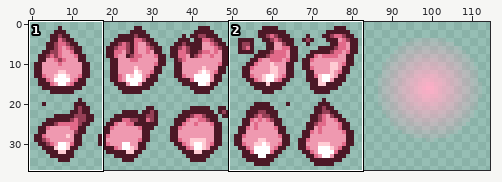
Sprite sheet: resources/gfx/familiar/familiar_vesta_andromedab_red.png. The first picture is a wide view before the edit; the outline marks the close-up.
Close-up. Earlier state:
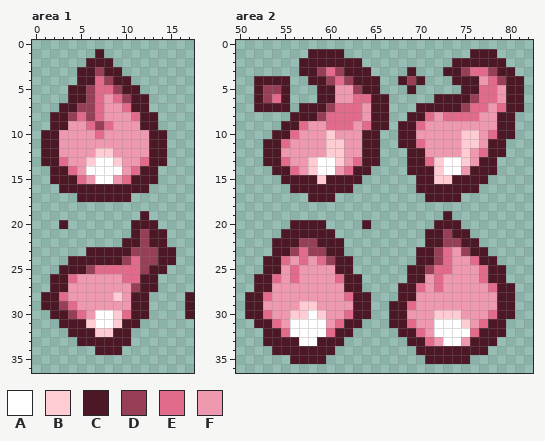
The file is 115x37 pixels. Pixels under 10% opacity are left out. Colours within 5 levels of each other are drawn and written as one. Shown: area 1: x 0..17, y 0..36; area 2: x 50..82, y 0..36. The commit also changed other parts of the picture, which this record leaves out.
Palette (. is transparent): A #ffffff  B #ffccd4  C #4c1826  D #963f56  E #e26a8a  F #ef99b0
Once edited:
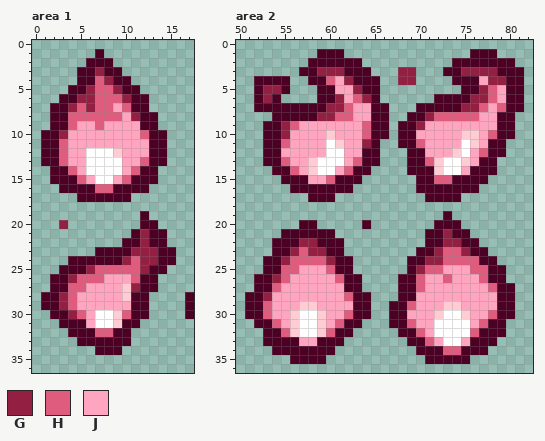
Colours new in this view: G #931f42  H #e05c7f  J #ffa5bf
From old to new:
@@ palette @@
-C #4c1826
+C #4c0023
--- area 1
@@ x 0..17 @@
  2 ......CCC.........
- 3 .....CCDCC........
- 4 .....CCEDCC.......
- 5 ....CCDEEDCC......
- 6 ....CCDEFEDCC.....
- 7 ...CCDDEFFECC.....
- 8 ..CCDEDEFFFECC....
- 9 ..CCFFEDEFFFCC....
-10 .CCFFFFEFFFFFCC...
-11 .CCFFFFFFFFFFCC...
-12 .CCFFFFBBFFFFCC...
-13 .CCEFFBAABFFECC...
-14 ..CCEFAAAAFECC....
-15 ..CCCEFAAFECCC....
-16 ...CCCCCCCCCC.....
+ 3 .....CCGCC........
+ 4 .....CCHGCC.......
+ 5 ....CCGHHGCC......
+ 6 ...CCGGHHHGCC.....
+ 7 ..CCGHGHHJHCC.....
+ 8 ..CCHHHHHHJGCC....
+ 9 ..CCHJJHJJJJCC....
+10 .CCGJJJJJJJJHCC...
+11 .CCHJJJJJJJJJCC...
+12 .CCHJJAAABJJJCC...
+13 .CCHJJAAAAJJHCC...
+14 ..CCHJAAAAJHCC....
+15 ..CCCHJAAJHCCC....
+16 ...CCCCHHCCCC.....
 17 .....CCCCCC.......
@@ x 0..17 @@
 19 ............C.....
-20 ...C.......CCC....
-21 ...........CDCC...
-22 ..........CCDCC...
-23 ......CCCCCDDDCC..
-24 ....CCCCCCDEDDCC..
-25 ...CCCDEEEEEDCC...
-26 ..CCEFFFFFEECC....
-27 ..CCFFFFFFFDCC....
-28 .CCEFFFFFBFCC....C
-29 .CCDEFFFFFFCC....C
-30 ..CCDEFAABECC....C
-31 ...CCCBAABCC......
-32 ....CCCBBCC.......
+20 ...G........CC....
+21 ...........CGCC...
+22 ..........CCGCC...
+23 .......CCCCGGGCC..
+24 ....CCCCCCGHGGCC..
+25 ...CCCGHHHHHGCC...
+26 ..CCGHHHJJJHCC....
+27 ..CCHHJJJJBGCC....
+28 .CCGHJJJJJBCC....C
+29 .CCGHJJJJJJCC....C
+30 ..CCGHJAABHCC....C
+31 ...CCCJAABCC......
+32 ....CCCHHCC.......
 33 .....CCCCCC.......
--- area 2
@@ x 50..82 @@
  0 .................................
- 1 ........CCCC..............CCC....
- 2 .......CCCCCCC..........CCCCCC...
- 3 .......CCDEDCCC....C...CCDEEDCC..
- 4 ..CCCC..CCDEDCCC..CDC...CCCFEDCC.
- 5 ..CDDC...CCFFDCC...C.....CCEEFCC.
- 6 ..CDEC...CCFFEECC.....CCCCDEEFCC.
- 7 ..CCCC.CCCDEEEFCC...CCCCCDEEFECC.
- 8 ......CCCDEEEEFCC..CCEFEEEEFFCC..
- 9 .....CCEFFEEEFECC.CCEFFFFFFFFCC..
-10 ....CCEFFFBFFFCC..CCFFFFFBBFECC..
-11 ...CCEFFFFBBFFCC..CCEFFFFBBFCC...
-12 ...CCFFFFFBBFFCC...CCFFFFBFECC...
-13 ...CCEFFBAABFECC...CCEBAABFCC....
-14 ....CCEFBAAFECC....CCCBAAFCCC....
-15 .....CCCCBCCCC......CCBBCCCC.....
+ 1 .........CCC..............CCC....
+ 2 ........CCCCCC..........CCCCCCC..
+ 3 .......CCGGGCCC...GG...CCGGGGCCC.
+ 4 ..CCCC..CCHJGCCC..GG....CCCJGGCC.
+ 5 ..CGGC...CCJJGCC.........CCGHJCC.
+ 6 ..CGC....CCGJHGC......CCCCGGHJCC.
+ 7 ..CCCCCCCCGGHJJCC...CCCCCGGHJHCC.
+ 8 ....CCCCCGGHHJJCC..CCGHHHHHJJCC..
+ 9 ...CCGHJJJJJJJHCC.CCGJJJJJJJJCC..
+10 ...CCGJJJJBJJJHCC.CCJJJJJBBJHCC..
+11 ...CCHJJJJABJJGC..CCHJJJJABJCC...
+12 ...CCJJJJJAAJJCC...CCJJJBAJHCC...
+13 ...CCHJJBAAAJHCC...CCHBAABJCC....
+14 ....CCHJBAAJHCC....CCCBAAJCCC....
+15 .....CCCJJHCCC......CCHHCCCC.....
 16 ......CCCCCCC.......CCCCCCC......
@@ x 50..82 @@
 19 .......................C.........
-20 ......CCCC....C.......CCC........
-21 .....CCCCCC..........CCDCC.......
-22 ....CCCDDCCC.........CCDDCC......
-23 ....CCDEDDCC........CCDEFDCC.....
-24 ...CCEFEFEDCC.......CCDEFFECC....
-25 ...CCFEFFFFCC......CCDEEFFFECC...
-26 ..CCEFEFFFFECC.....CCFEFFFFECC...
-27 ..CCFFFFFFFFCC....CCEFEFFFFFECC..
-28 .CCEFFFFFFFFECC...CCFFFFFFFFFCC..
-29 .CCFFFFBBFFFFCC..CCEFFFFFFFFFCC..
-30 .CCEFFBBABFFECC..CCFFFBBBFFFECC..
-31 ..CCEFAAAAFECC...CCEFFAAABFECC...
-32 ...CCEAAAAECC.....CCEFAAAAECCC...
-33 ...CCCCAACCC.......CCEFAAFCCC....
-34 ....CCCCCCC.........CCCCCCCC.....
+20 .......CC.....C.......CCC........
+21 .....CCCCCC..........CCGCC.......
+22 ....CCCGGCCC.........CCGGCC......
+23 ....CCGHGGCC........CCGHHGCC.....
+24 ...CCGHHHHGCC......CCGGHHHHCC....
+25 ...CCHHJJJHCC......CGHHJJJHHCC...
+26 ..CCGHJJJJJHCC....CCHJJHJJJHCC...
+27 ..CCHJJJJJJJCC....CCHJJJJJJJHCC..
+28 .CCGJJJJJJJJHCC...CCJJJJJJJJJCC..
+29 .CCHJJJBBJJJJCC..CCHJJJBBJJJJCC..
+30 .CCHJJBAABJJHCC..CCJJJBAABJJHCC..
+31 ..CCHJBAABJHCC...CCHJJAAAAJHCC...
+32 ...CCHBAABHCC.....CCHJAAAAHCCC...
+33 ...CCCCJJCCC.......CCHJAAJCCC....
+34 ....CCCCCCC.........CCCHHCCC.....
 35 ......CCCC...........CCCCC.......
Where, in picture pixels (left, top, right, bottom), the same in both close-ups:
changed: (41, 49, 194, 355)
changed: (245, 49, 524, 364)
